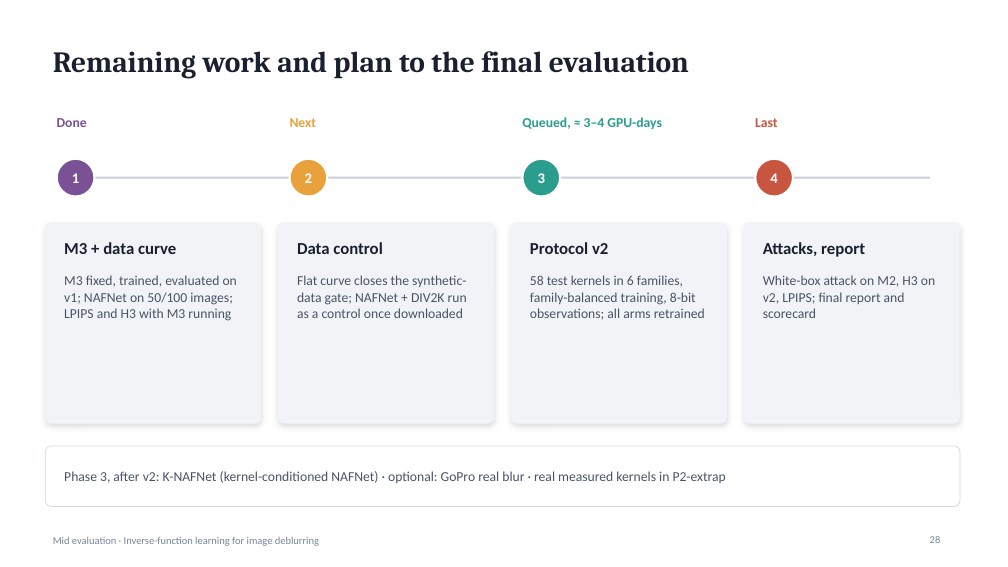
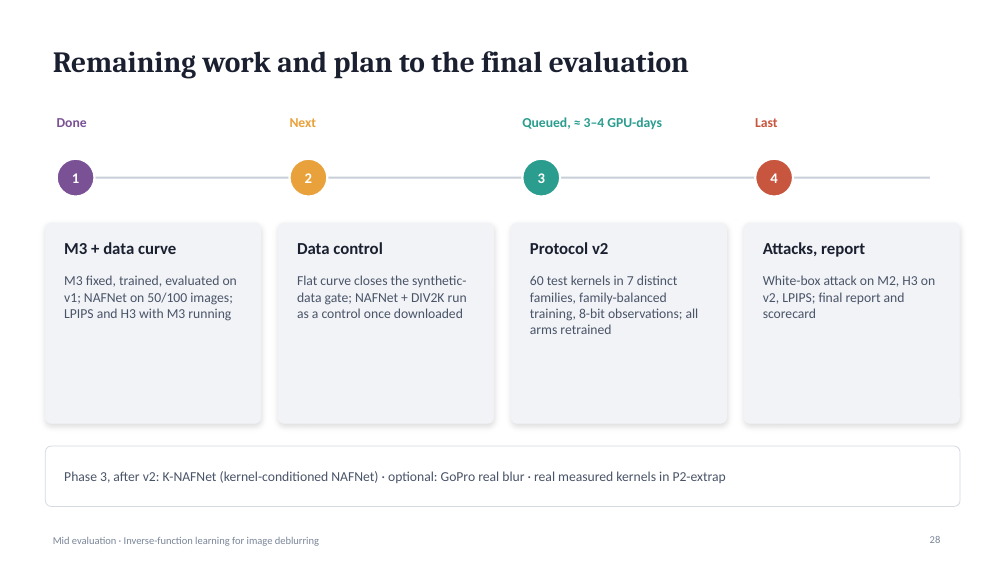
Before and after one commit to suryamanoj4/Inverse-Deblur, a slide deck: slide 28 of report/mid_evaluation.pptx. Drawn at 1008x567 pixels with LibreOffice and Linux fonts; fonts in the diff are those of the drawing. Boxes give left, top, right and bottom in pixels: in the first picture for what was removed or moved away, otherwise in the second. Text is boxed around its words. In the diff, an @@ line names an element or a change of style, - is before the commit and + after.

```diff
--- a/report/mid_evaluation.pptx
+++ b/report/mid_evaluation.pptx
@@ text at <box>530,275,699,334</box>: text changed @@
-58 test kernels in 6 families, family-balanced training, 8-bit observations; all arms retrained
+60 test kernels in 7 distinct families, family-balanced training, 8-bit observations; all arms retrained
```
Also in this commit, not shown: 9 other files.
